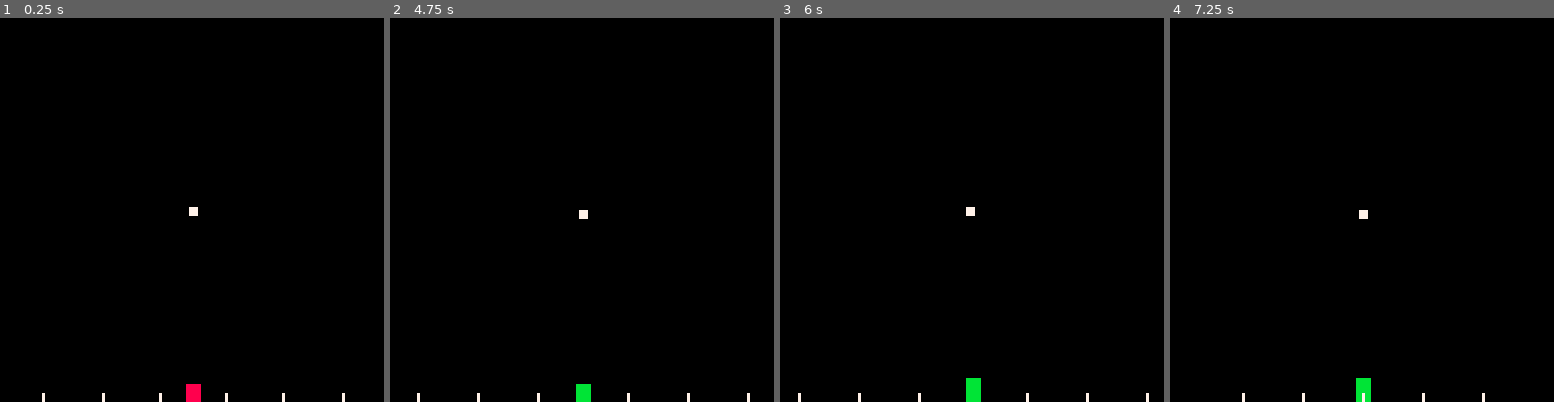
Above: before the commit, frames 1-4 (left to right).
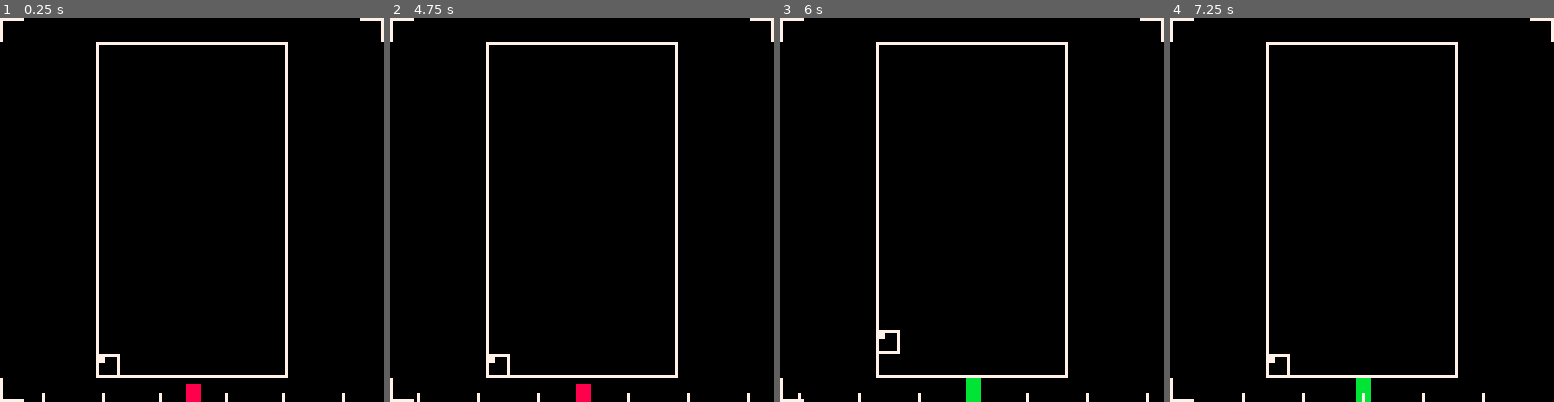
Above: after the commit, the same moments.

Repository: GerodruS/gj211219
Game: PICO-8 cartridge game.p8
Two runs of this game, one before a commit and one after it. Both use one fixed random seed, a clock stepped at 60 frames per second and the inputs below.
Inputs:
- Up to frame 1 (0.25 s): no input
- Up to frame 2 (4.75 s): tap X (X key) at 1.07, 2.07, 2.4, 2.73, 3.07, 3.4, 3.73, 4.07, 4.4, 4.73 s; hold Left 1.97-2.37 s; hold Down 2.42-2.82 s; hold Right 2.87-3.53 s; hold Up 3.58-4.08 s; hold Right 4.13-4.53 s; hold Down from 4.58 s (still down)
- Up to frame 3 (6 s): tap X (X key) at 5.07, 5.4, 5.73 s; release Down at 5.08 s; hold Left 5.13-5.8 s; hold Up from 5.85 s (still down)
- Up to frame 4 (7.25 s): tap X (X key) every 0.33 s from 6.07 to 7.07 s; release Up at 6.18 s; hold Left 6.23-6.63 s; hold Down 6.68-7.08 s; hold Right from 7.13 s (still down)

The runs differ from the first frame. In frame 1, 2.6% of the frame differs, in the area x 0-100%, y 0-100%; in frame 2, 2.7%; in frame 3, 2.6%; in frame 4, 2.6%.

Commit message:
Added first version of skyscraper, floors and elevator visual

Diff:
--- a/game.p8
+++ b/game.p8
@@ -11,6 +11,10 @@
  period=40/60
  gap=8/60
  position={64,64}
+ current_floor=1
+ min_floor=1
+ max_floor=3
+ first_floor_pos={33,113}
 end
 
 function _update60()
@@ -22,14 +26,20 @@
  local dp={0,0}
  if (btnp(⬅️)) dp[1]-=1
  if (btnp(➡️)) dp[1]+=1
- if (btnp(⬆️)) dp[2]-=1
- if (btnp(⬇️)) dp[2]+=1
+ if (btnp(⬆️)) dp[2]+=1
+ if (btnp(⬇️)) dp[2]-=1
 
  if dp[1]~=0 or dp[2]~=0 then
   succes=t<gap or period-gap<t
   if succes then
-   position[1]+=dp[1]
-   position[2]+=dp[2]
+   current_floor+=dp[2]
+   if current_floor<min_floor then
+    current_floor=min_floor
+    succes=false
+   elseif max_floor<current_floor then
+    current_floor=max_floor
+    succes=false
+   end
   end
  end
 end
@@ -38,6 +48,8 @@
  local t=time()%period
 
  cls()
+ map(0,0,0,0,16,16)
+
  if succes then
   color(11)
  else
@@ -45,11 +57,18 @@
  end
  draw_rhythm()
 
- local x=position[1]
- local y=position[2]
+ local x=first_floor_pos[1]
+ local y=-(current_floor-1)*8+first_floor_pos[2]
+
+
+ spr(4,x-1,y-1)
  rectfill(x-1,y+1,x+1,y-1)
 -- print(press_time)
 -- printh(frm, 'log.txt')
+
+-- color(3)
+-- print(x)
+-- print(y)
 end
 -->8
 function draw_rhythm()
@@ -96,108 +115,150 @@
 
 
 
-…(105 lines of a section not shown)…
+__map__
+0100000000000000000000000000000300000000000000000000000000000000000000000000000000000000000000000000000000000000000000000000000000000000000000000000000000000000000000000000000000000000000000000000000000000000000000000000000000000000000000000000000000000000
+0000000001020202020202030000000000000000000000000000000000000000000000000000000000000000000000000000000000000000000000000000000000000000000000000000000000000000000000000000000000000000000000000000000000000000000000000000000000000000000000000000000000000000
+0000000011000000000000130000000000000000000000000000000000000000000000000000000000000000000000000000000000000000000000000000000000000000000000000000000000000000000000000000000000000000000000000000000000000000000000000000000000000000000000000000000000000000
+0000000011000000000000130000000000000000000000000000000000000000000000000000000000000000000000000000000000000000000000000000000000000000000000000000000000000000000000000000000000000000000000000000000000000000000000000000000000000000000000000000000000000000
+0000000011000000000000130000000000000000000000000000000000000000000000000000000000000000000000000000000000000000000000000000000000000000000000000000000000000000000000000000000000000000000000000000000000000000000000000000000000000000000000000000000000000000
+0000000011000000000000130000000000000000000000000000000000000000000000000000000000000000000000000000000000000000000000000000000000000000000000000000000000000000000000000000000000000000000000000000000000000000000000000000000000000000000000000000000000000000
+0000000011000000000000130000000000000000000000000000000000000000000000000000000000000000000000000000000000000000000000000000000000000000000000000000000000000000000000000000000000000000000000000000000000000000000000000000000000000000000000000000000000000000
+0000000011000000000000130000000000000000000000000000000000000000000000000000000000000000000000000000000000000000000000000000000000000000000000000000000000000000000000000000000000000000000000000000000000000000000000000000000000000000000000000000000000000000
+0000000011000000000000130000000000000000000000000000000000000000000000000000000000000000000000000000000000000000000000000000000000000000000000000000000000000000000000000000000000000000000000000000000000000000000000000000000000000000000000000000000000000000
+0000000011000000000000130000000000000000000000000000000000000000000000000000000000000000000000000000000000000000000000000000000000000000000000000000000000000000000000000000000000000000000000000000000000000000000000000000000000000000000000000000000000000000
+0000000011000000000000130000000000000000000000000000000000000000000000000000000000000000000000000000000000000000000000000000000000000000000000000000000000000000000000000000000000000000000000000000000000000000000000000000000000000000000000000000000000000000
+0000000011000000000000130000000000000000000000000000000000000000000000000000000000000000000000000000000000000000000000000000000000000000000000000000000000000000000000000000000000000000000000000000000000000000000000000000000000000000000000000000000000000000
+0000000011000000000000130000000000000000000000000000000000000000000000000000000000000000000000000000000000000000000000000000000000000000000000000000000000000000000000000000000000000000000000000000000000000000000000000000000000000000000000000000000000000000
+0000000011000000000000130000000000000000000000000000000000000000000000000000000000000000000000000000000000000000000000000000000000000000000000000000000000000000000000000000000000000000000000000000000000000000000000000000000000000000000000000000000000000000
+0000000021222222222222230000000000000000000000000000000000000000000000000000000000000000000000000000000000000000000000000000000000000000000000000000000000000000000000000000000000000000000000000000000000000000000000000000000000000000000000000000000000000000
+2100000000000000000000000000000000000000000000000000000000000000000000000000000000000000000000000000000000000000000000000000000000000000000000000000000000000000000000000000000000000000000000000000000000000000000000000000000000000000000000000000000000000000
+…(130 lines of a section not shown)…
Not shown, changed: 25 lines of the sprite sheet (__gfx__) section of game.p8
